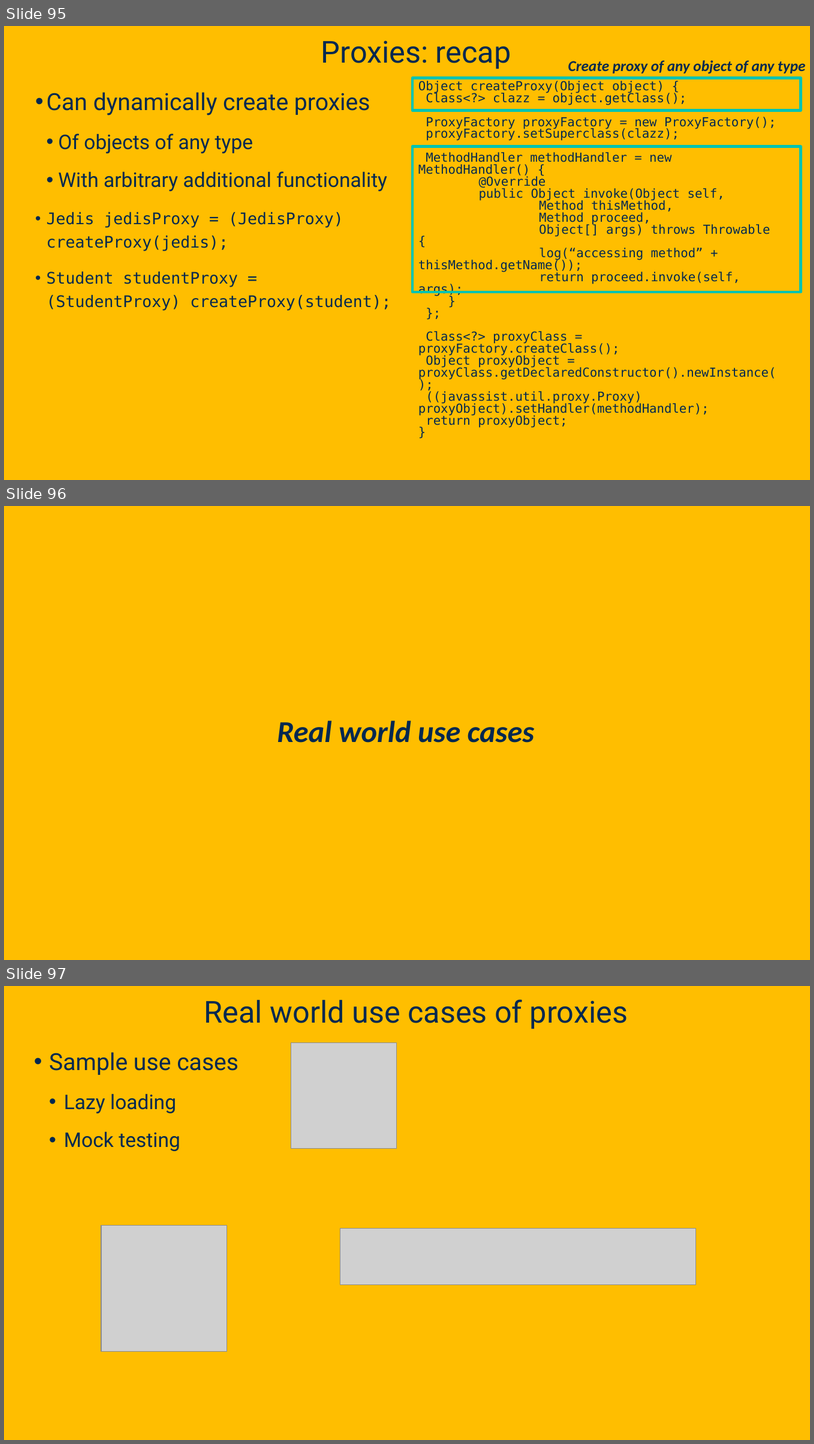
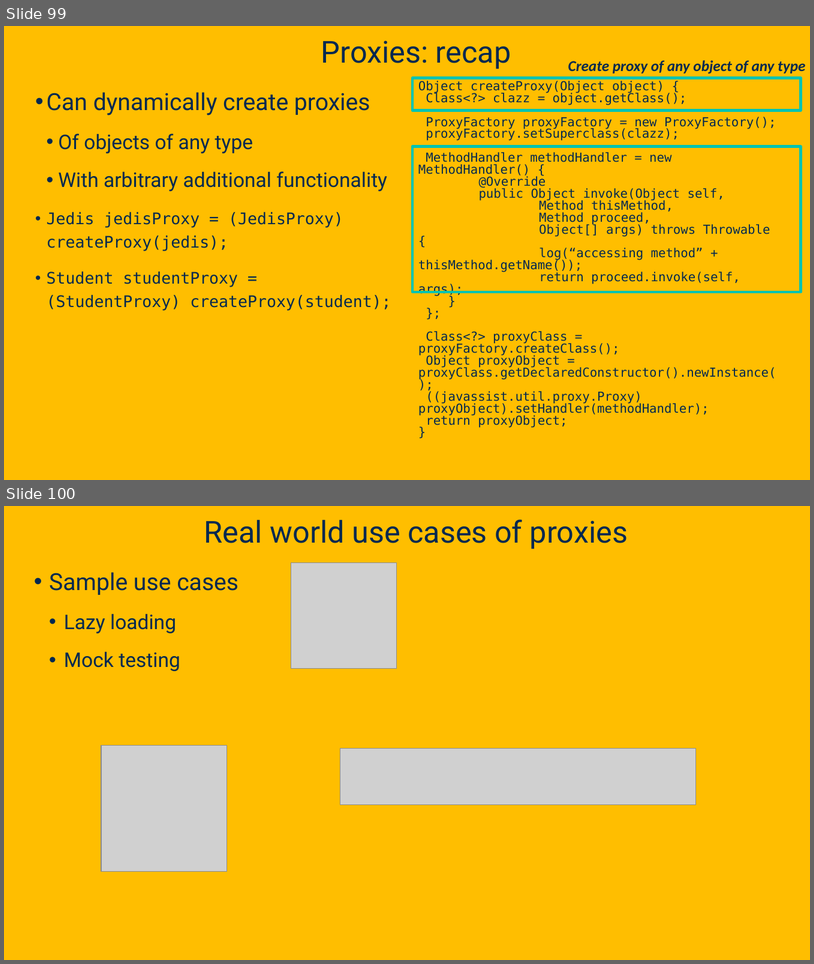
Before and after one commit to davsec-teaching/ecs160-f25, a slide deck: slides/5_annotations_and_reflection.pptx. Shown one above the other, each under a label of ours: slides 95, 96 and 97 before the commit, slides 99 and 100 after it. The pictures are 814x1444 and 814x964 pixels, drawn with LibreOffice and Linux fonts; fonts in the diff are those of the drawing; grey boxes stand for pictures; background and template pictures are left out. Boxes give left, top, right and bottom in pixels: in the first picture for what was removed or moved away, otherwise in the second. Text is boxed around its words. In the diff, an @@ line names an element or a change of style, - is before the commit and + after.

```diff
--- a/slides/5_annotations_and_reflection.pptx
+++ b/slides/5_annotations_and_reflection.pptx
@@ slide 96 removed at (4,506,810,960), background picture (left out) @@
@@ text removed at (277,720,534,742) @@
-Real world use cases
@@ what was slide 95 is now slide 99 @@
@@ what was slide 97 is now slide 100 @@
```
Also in this commit, not shown: 9 slides changed, 4 slides added, 1 other file.
